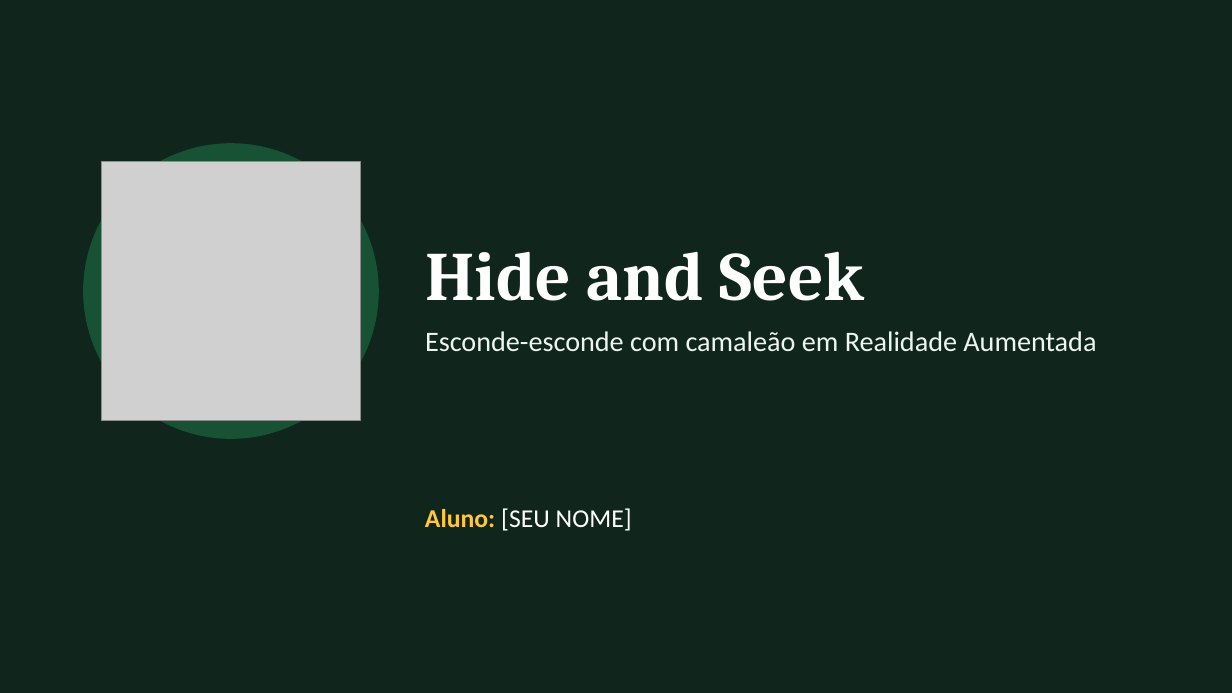
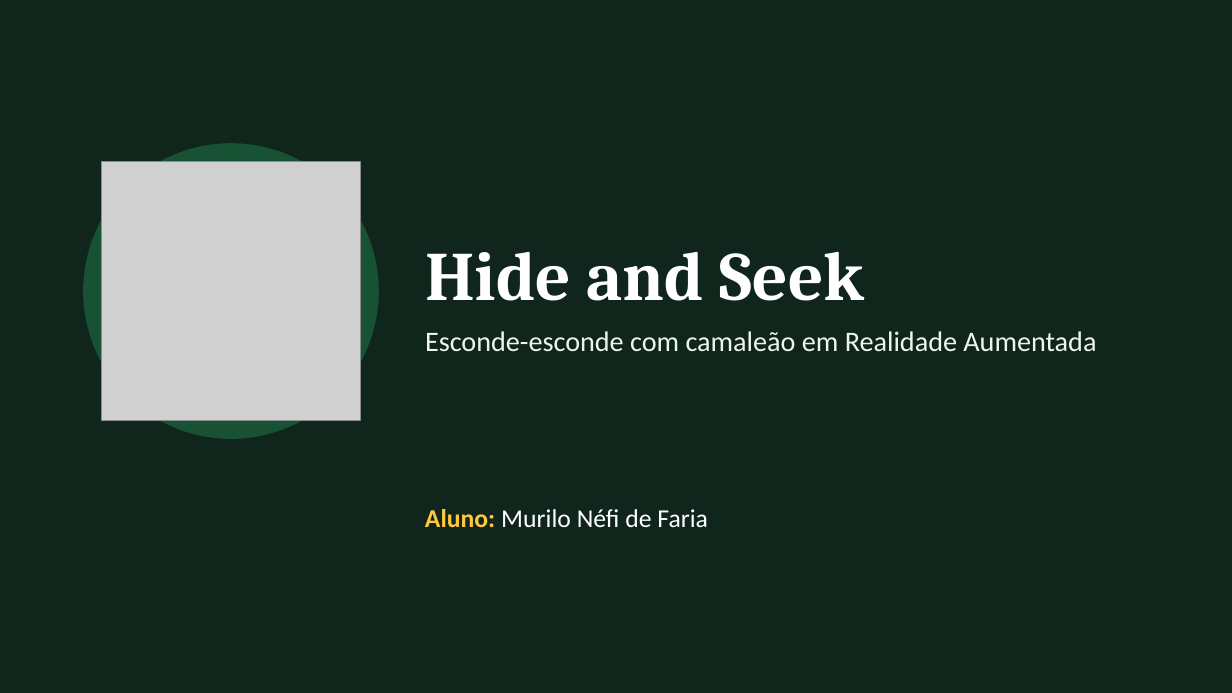
Before and after one commit to MuriloNephi/AndroidAppTemplateAR, a slide deck: slide 1 of ENTREGAS/apresentacao-jogo-ar.pptx. Drawn at 1232x693 pixels with LibreOffice and Linux fonts; fonts in the diff are those of the drawing; grey boxes stand for pictures. Boxes give left, top, right and bottom in pixels: in the first picture for what was removed or moved away, otherwise in the second. Text is boxed around its words. In the diff, an @@ line names an element or a change of style, - is before the commit and + after.

```diff
--- a/ENTREGAS/apresentacao-jogo-ar.pptx
+++ b/ENTREGAS/apresentacao-jogo-ar.pptx
@@ text at box(425, 509, 708, 527): text changed @@
-Aluno: [SEU NOME]
+Aluno: Murilo Néfi de Faria
```
Also in this commit, not shown: 1 other slide changed, 2 other files.
